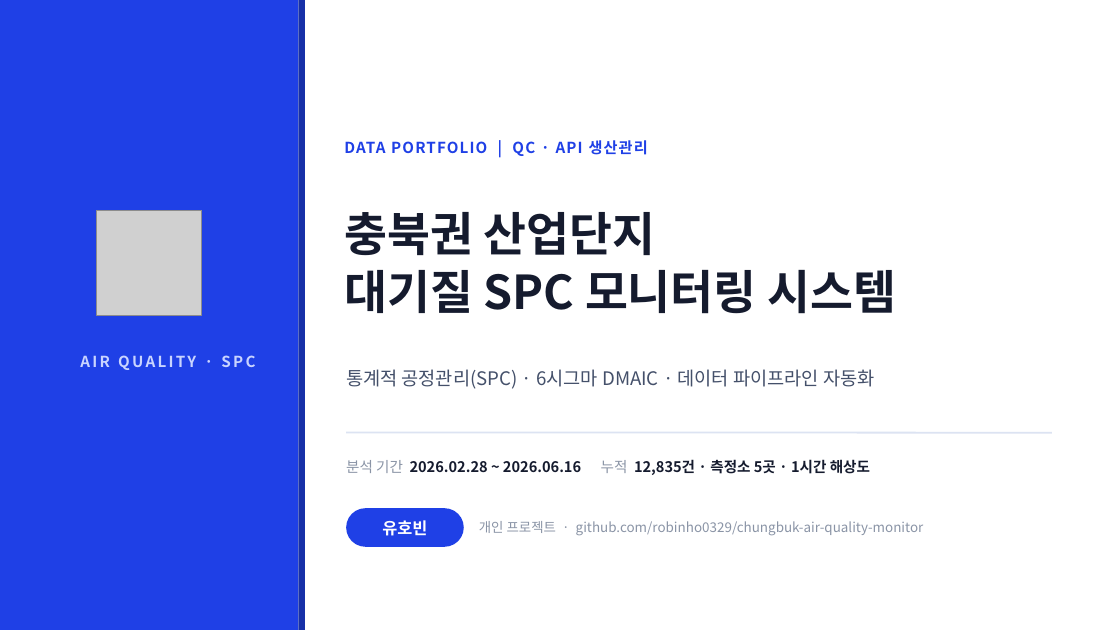
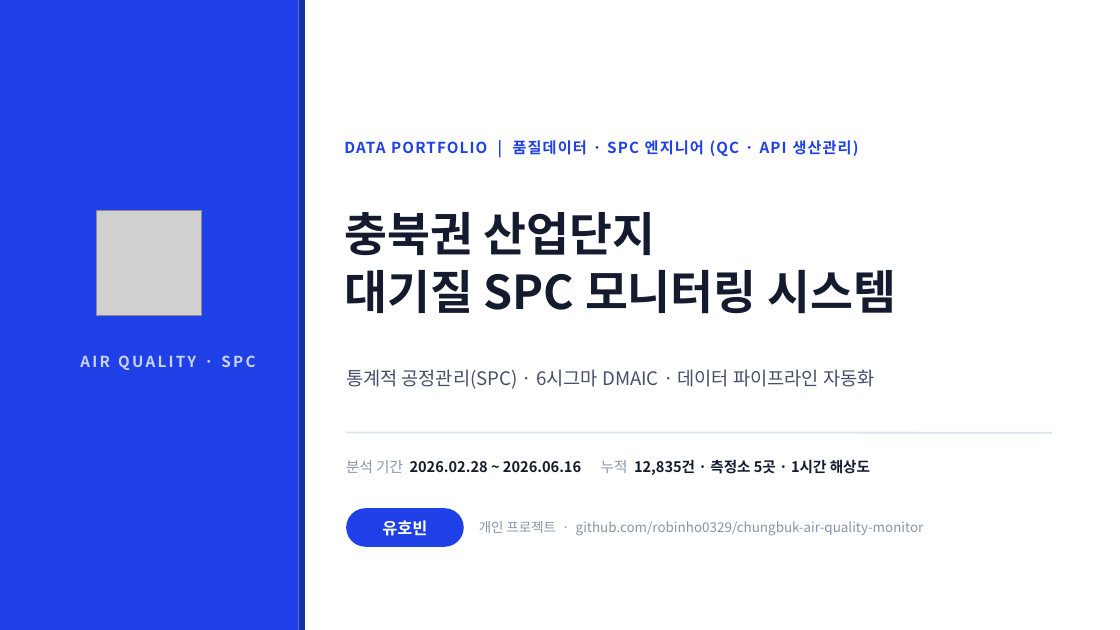
Before and after one commit to robinho0329/chungbuk-air-quality-monitor, a slide deck: slide 1 of reports/portfolio/포트폴리오_충북대기질_SPC.pptx. Drawn at 1120x630 pixels with LibreOffice and Linux fonts; fonts in the diff are those of the drawing; grey boxes stand for pictures. Boxes give left, top, right and bottom in pixels: in the first picture for what was removed or moved away, otherwise in the second. Text is boxed around its words. In the diff, an @@ line names an element or a change of style, - is before the commit and + after.

```diff
--- a/reports/portfolio/포트폴리오_충북대기질_SPC.pptx
+++ b/reports/portfolio/포트폴리오_충북대기질_SPC.pptx
@@ text at [344,140,859,156]: text changed @@
-DATA PORTFOLIO | QC · API 생산관리
+DATA PORTFOLIO | 품질데이터 · SPC 엔지니어 (QC · API 생산관리)
```
Also in this commit, not shown: 10 other slides changed, 1 slide added, 2 other files.
